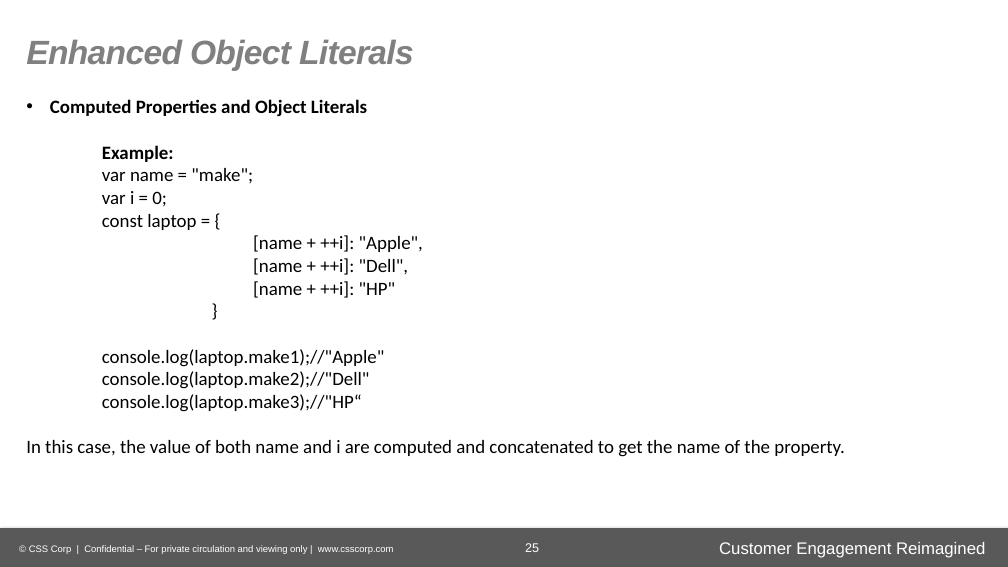
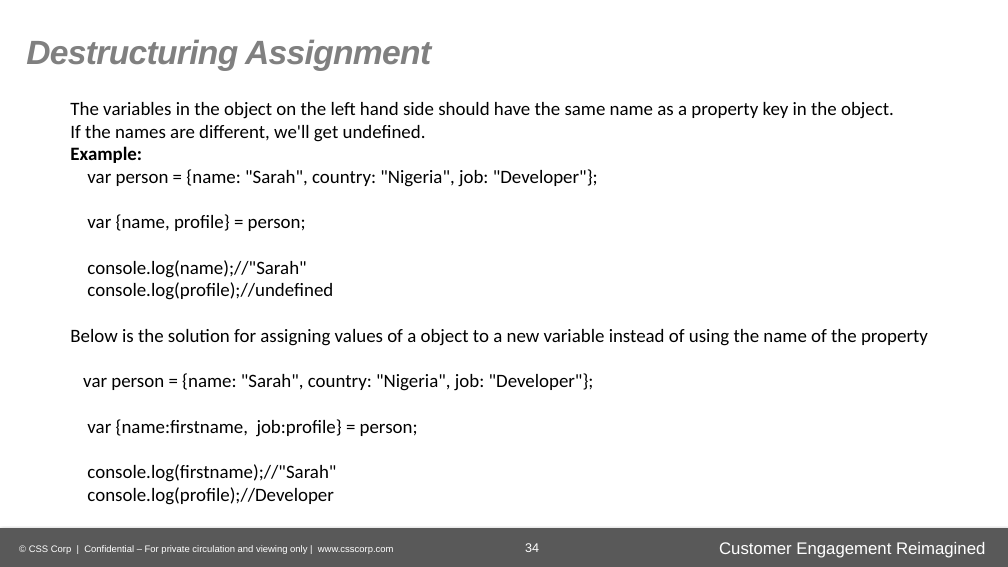
Before and after one commit to gurudevraj/asEmployee, a slide deck: slide 34 of ECMAScript 6-P2.pptx (slide 25 before the commit). Drawn at 1008x567 pixels with LibreOffice and Linux fonts; fonts in the diff are those of the drawing; background and template pictures are left out. Boxes give left, top, right and bottom in pixels: in the first picture for what was removed or moved away, otherwise in the second. Text is boxed around its words. In the diff, an @@ line names an element or a change of style, - is before the commit and + after.

```diff
--- a/ECMAScript 6-P2.pptx
+++ b/ECMAScript 6-P2.pptx
@@ text at [26, 39, 431, 71]: text changed @@
-Enhanced Object Literals
+Destructuring Assignment
@@ text "The variables in the object ...": place and size @@
-text "The variables in the object ..." at [26, 99, 844, 457]
+text "The variables in the object ..." at [70, 102, 928, 505]
@@ text at [70, 102, 894, 142]: text changed; bold off @@
-• Computed Properties and Object Literals
+The variables in the object on the left hand side should have the same name as a property key in the object.
+If the names are different, we'll get undefined.
@@ text at [70, 146, 142, 163]: list level 3 to 1 in "Example:" @@
@@ text at [70, 169, 928, 505]: text changed @@
-var name = "make";
-var i = 0;
-const laptop = {
-[name + ++i]: "Apple",
-[name + ++i]: "Dell",
-[name + ++i]: "HP"
-}
-console.log(laptop.make1);//"Apple"
-console.log(laptop.make2);//"Dell"
-console.log(laptop.make3);//"HP“
-In this case, the value of both name and i are computed and concatenated to get the name of the property.
+var person = {name: "Sarah", country: "Nigeria", job: "Developer"};
+var {name, profile} = person;
+console.log(name);//"Sarah"
+console.log(profile);//undefined
+Below is the solution for assigning values of a object to a new variable instead of using the name of the property
+var person = {name: "Sarah", country: "Nigeria", job: "Developer"};
+var {name:firstname, job:profile} = person;
+console.log(firstname);//"Sarah"
+console.log(profile);//Developer
@@ page number at [525, 543, 539, 552]: text changed @@
-25
+34
```
Also in this commit, not shown: 14 other slides changed, 24 slides added, 9 slides removed, 3 other files.
